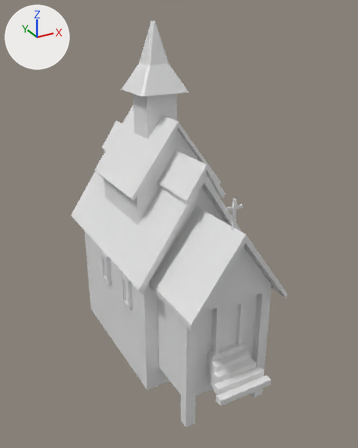
An edit to the COLLADA model art/meshes/structural/rus_church.dae, drawn before and after from the same camera.
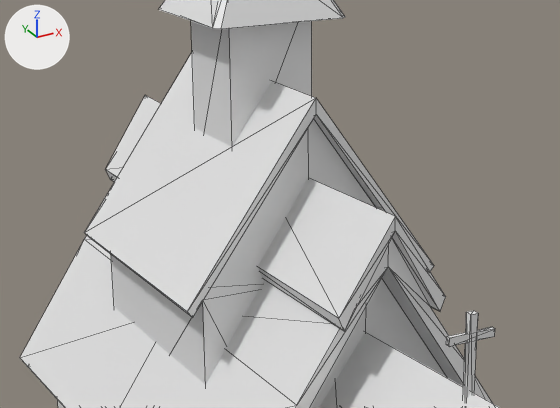
Each version appears first whole from a 50 mm camera at (-0.446, -0.888, 0.622) aimed at (0.015, -0.05, 0.203), and next in a close-up on the part from 18% to 74% of the width and 19% to 52% of the height. The lights are fixed; the arrows at upper left show +X, +Y and +Z. The close-ups show mesh edges as thin lines.
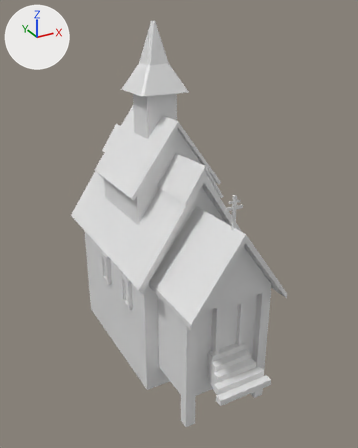
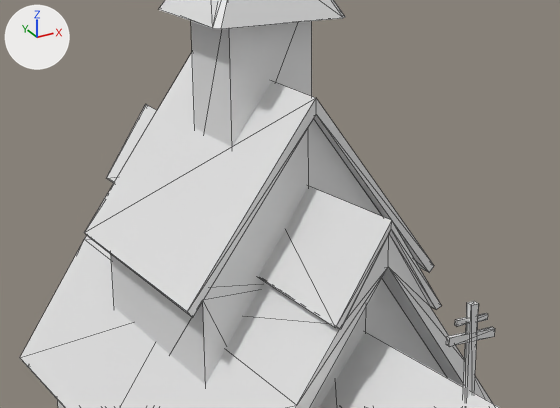
The newer file is also turned or shifted as a whole; pictures and numbers use the older file's frame.

Boxes (x1, y1, x2, y2) around the edits, measured in the close-ups (560 x 408 px; the box of a moved part takes in the faces that stretch with it):
part 1 of me_cube_003, added
    after: (455, 313, 488, 326)
part 2 of me_cube_003, moved or reshaped
    before: (106, 95, 446, 331)
    after: (106, 104, 441, 329)
part 3 of me_cube_003, moved or reshaped
    before: (462, 311, 478, 399)
    after: (462, 301, 479, 399)

What the commit changed:
me_cube_003 has 348 vertices, 518 faces and spans x -0.135..0.135, y -0.332..0.287, z -0.114..0.597.
me_cube_003 is used by ob_cube_002; location (0.0, 0.0, 0.0).
Verts and faces of me_cube_003; kept vertices keep their numbers, new ones are numbered from 348.
Before the commit, vertices of me_cube_003: 273 (0.037, -0.179, 0.298) at pixel (440, 311), 274 (0.0, -0.179, 0.36) at pixel (395, 230), 278 (-0.037, -0.179, 0.298) at pixel (344, 331), 279 (-0.041, 0.237, 0.308) at pixel (105, 169), 280 (0.0, 0.237, 0.369) at pixel (145, 94).
Before the commit, vertices of me_cube_003: 281 (0.041, -0.179, 0.308) at pixel (445, 296), 282 (0.0, -0.179, 0.369) at pixel (395, 216), 283 (0.0, 0.029, 0.365), 284 (-0.041, 0.029, 0.308), 285 (0.041, 0.237, 0.308).
Before the commit, vertices of me_cube_003: 286 (0.041, 0.029, 0.308), 287 (-0.041, -0.179, 0.308) at pixel (338, 318).
Before the commit, vertices of me_cube_003: 333 (-0.003, -0.27, 0.334) at pixel (470, 314), 335 (0.002, -0.27, 0.334) at pixel (478, 313), 336 (-0.003, -0.265, 0.334) at pixel (466, 312), 339 (0.002, -0.265, 0.334) at pixel (473, 310).
me_cube_003 part 1: a new loose piece, a box spanning x -0.0116..0.0105, y -0.2684..-0.2663, z 0.3273..0.3309.
Part 2, on me_cube_003:
Vertices 273, 274, 278 move by (0.0, 0.004, 0.0).
Vertices 279, 280, 283 to 286 move by (0.0, 0.0, -0.008).
Vertex 281 moves to (0.041, -0.175, 0.3), pixel (441, 305).
Vertex 287 moves to (-0.041, -0.175, 0.3), pixel (335, 327).
Vertex 282 moves to (0.0, -0.175, 0.365), pixel (391, 220).
Part 3, on me_cube_003:
Vertices 333, 335, 336, 339 move by (0.0, 0.0, 0.006).
